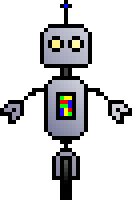
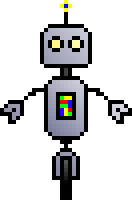
Two versions of the same layered image (132x200). Layer-by-layer changes:
painted on "Layer" over [60, 0, 72, 12]
